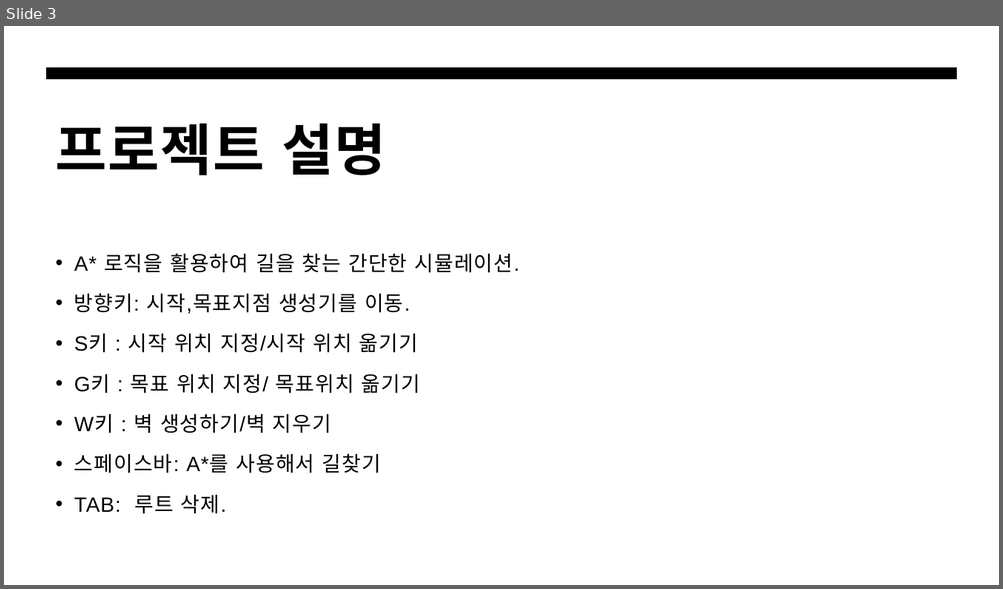
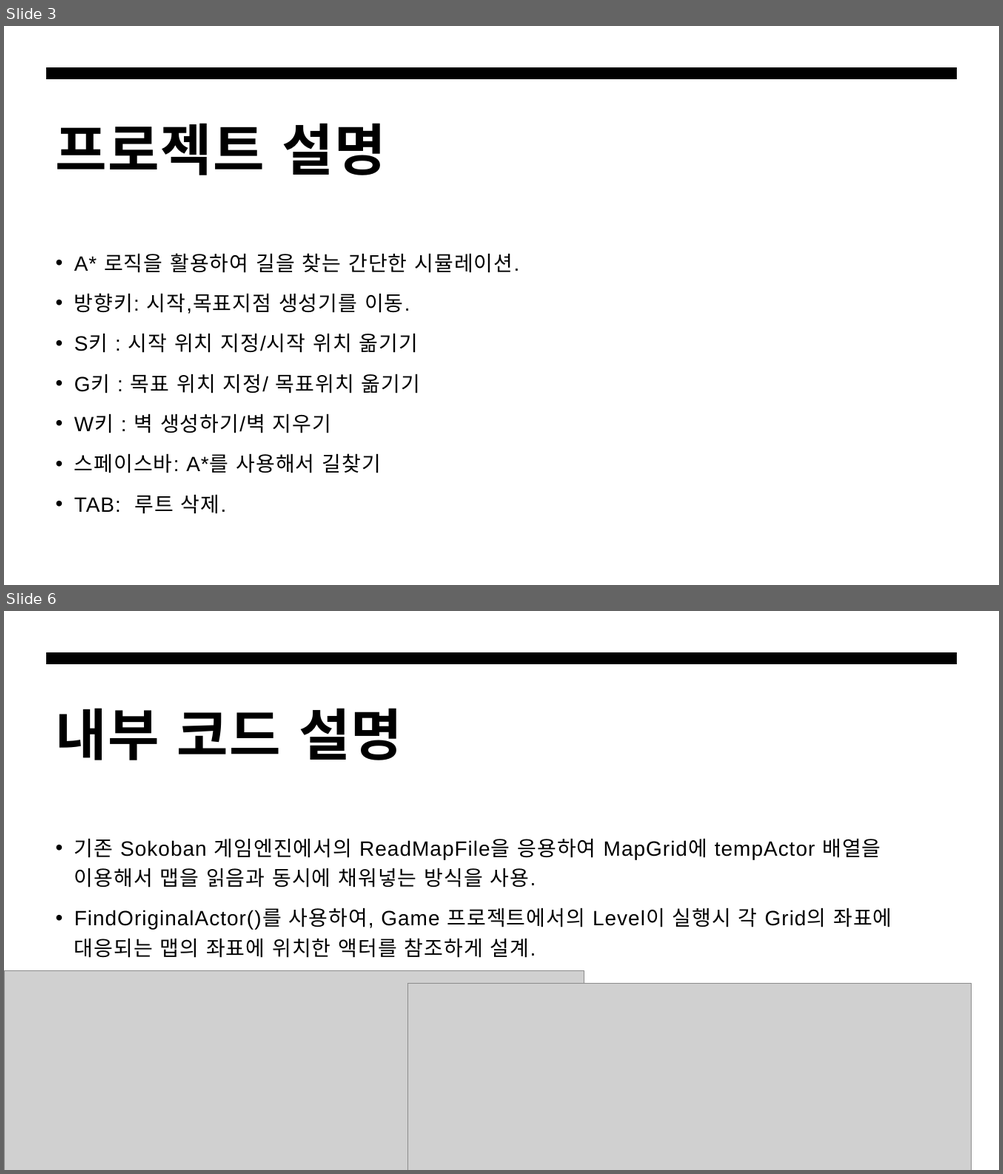
Before and after one commit to hanseoungheon/AstarEngineProject, a slide deck: 포텐업-알고리즘프로젝트.pptx. Shown one above the other, each under a label of ours: slide 3 before the commit, slides 3 and 6 after it; the slides between them are not shown. The pictures are 1003x589 and 1003x1174 pixels, drawn with LibreOffice and Linux fonts; fonts in the diff are those of the drawing; grey boxes stand for pictures. Boxes give left, top, right and bottom in pixels: in the first picture for what was removed or moved away, otherwise in the second. Text is boxed around its words. In the diff, an @@ line names an element or a change of style, - is before the commit and + after.

```diff
--- a/포텐업-알고리즘프로젝트.pptx
+++ b/포텐업-알고리즘프로젝트.pptx
@@ slide 6 added at [4, 611, 999, 1170], background #FFFFFF; not listed: 1 template element that a slide beside it also shows @@
@@ title added at [56, 708, 402, 760], 54 pt, text #000000, bold @@
+내부 코드 설명
@@ text added at [74, 838, 891, 958], 20 pt, text #000000 @@
+• 기존 Sokoban 게임엔진에서의 ReadMapFile을 응용하여 MapGrid에 tempActor 배열을 이용해서 맵을 읽음과 동시에 채워넣는 방식을 사용.
+• FindOriginalActor()를 사용하여, Game 프로젝트에서의 Level이 실행시 각 Grid의 좌표에 대응되는 맵의 좌표에 위치한 액터를 참조하게 설계.
@@ picture added at [4, 971, 583, 1170] @@
@@ picture added at [407, 983, 971, 1170] @@
```
Also in this commit, not shown: 6 other slides added, 1 slide removed, 2 other files.
